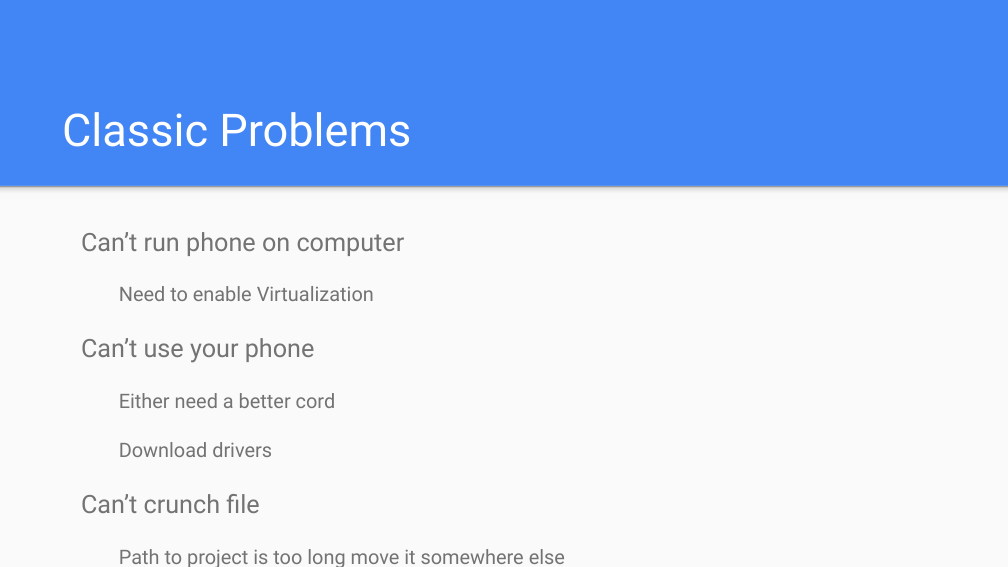
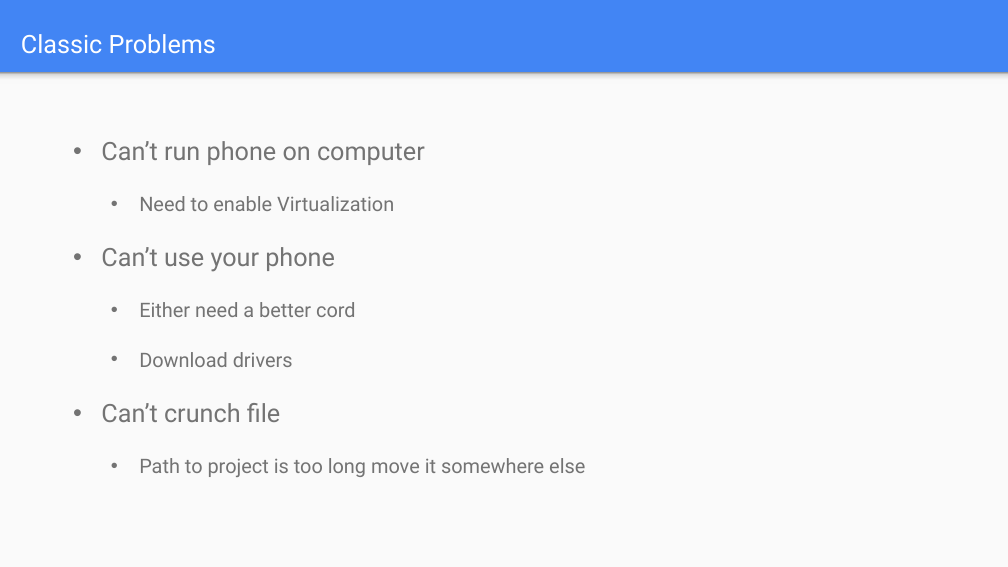
Before and after one commit to git-mad/website, a slide deck: slide 18 of guides/presentations/Basics.pptx (slide 14 before the commit). Drawn at 1008x567 pixels with LibreOffice and Linux fonts; fonts in the diff are those of the drawing. Boxes give left, top, right and bottom in pixels: in the first picture for what was removed or moved away, otherwise in the second. Text is boxed around its words. In the diff, an @@ line names an element or a change of style, - is before the commit and + after.

```diff
--- a/guides/presentations/Basics.pptx
+++ b/guides/presentations/Basics.pptx
@@ title "Classic Problems": place and size @@
-title "Classic Problems" at [62,112,411,147]
+title "Classic Problems" at [21,34,216,54]
@@ title "Classic Problems" at [21,34,216,54]: size 43 to 24 pt @@
@@ rectangle: place and size @@
-rectangle at [0,186,1008,567]
+rectangle at [0,73,1008,567]
@@ rectangle: place and size @@
-rectangle at [0,186,1008,198]
+rectangle at [0,73,1008,85]
@@ text "Can’t run phone on computer": place and size @@
-text "Can’t run phone on computer" at [81,232,565,567]
+text "Can’t run phone on computer" at [101,141,585,477]
@@ text "Can’t run phone on computer" at [101,141,585,477]: bullet none to • @@
```
Also in this commit, not shown: 9 other slides changed, 7 slides added, 3 slides removed, 2 other files.
